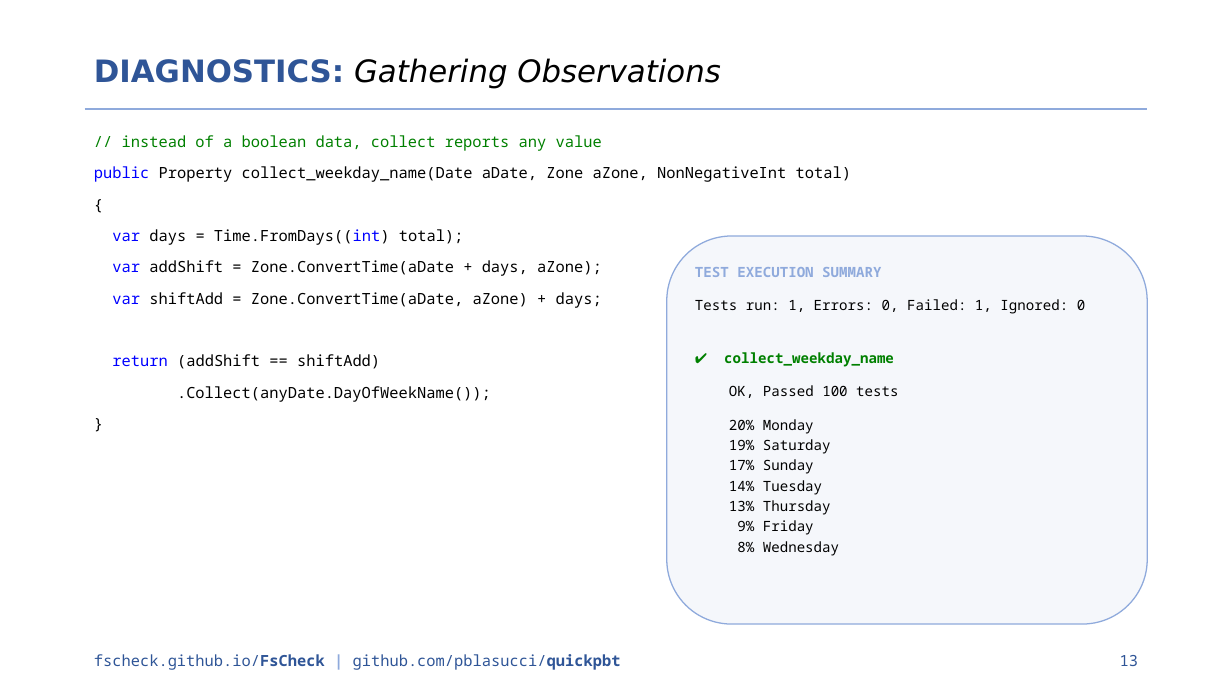
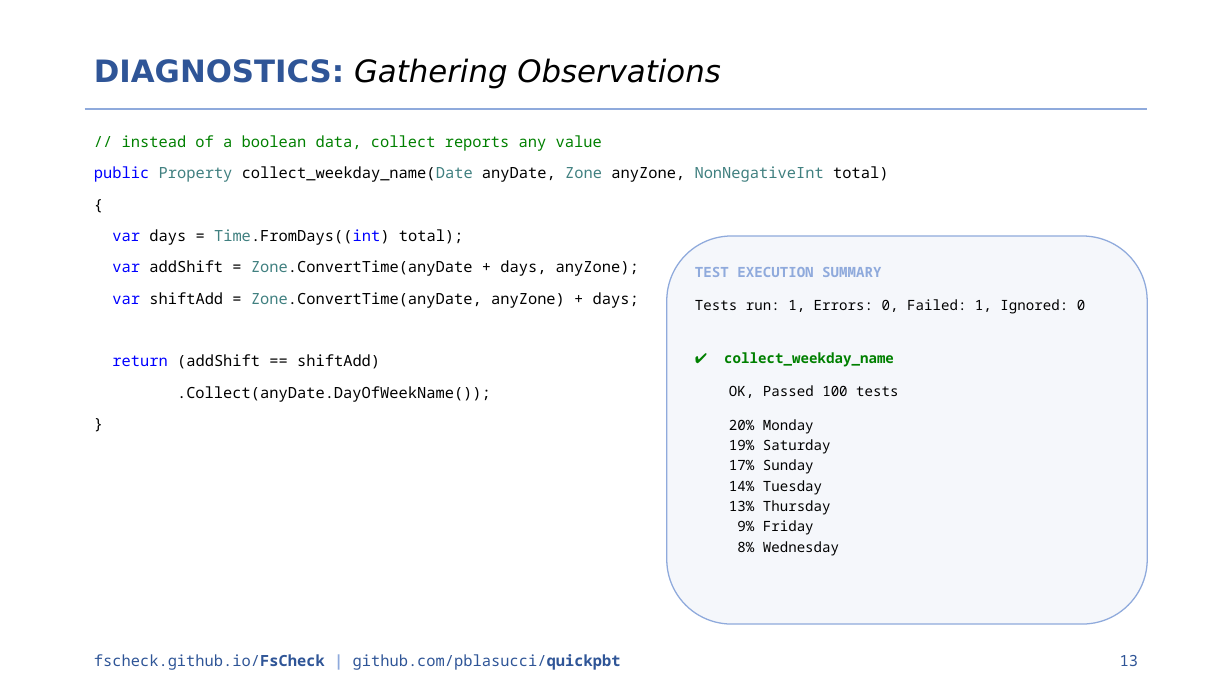
Before and after one commit to pblasucci/quickpbt, a slide deck: slide 13 of media/quickpbt.pptx. Drawn at 1232x693 pixels with LibreOffice and Linux fonts; fonts in the diff are those of the drawing. Boxes give left, top, right and bottom in pixels: in the first picture for what was removed or moved away, otherwise in the second. Text is boxed around its words. In the diff, an @@ line names an element or a change of style, - is before the commit and + after.

Commit message:
more tweaks to slide deck (colors, mostly)

```diff
--- a/media/quickpbt.pptx
+++ b/media/quickpbt.pptx
@@ text at (94,166,888,182): text changed @@
-public Property collect_weekday_name(Date aDate, Zone aZone, NonNegativeInt total)
+public Property collect_weekday_name(Date anyDate, Zone anyZone, NonNegativeInt total)
@@ text at (112,229,464,245): text colour #000000 to #408080 in "Time.FromDays((int)" @@
@@ text at (112,260,639,308): text changed @@
-var addShift = Zone.ConvertTime(aDate + days, aZone);
-var shiftAdd = Zone.ConvertTime(aDate, aZone) + days;
+var addShift = Zone.ConvertTime(anyDate + days, anyZone);
+var shiftAdd = Zone.ConvertTime(anyDate, anyZone) + days;
```
Also in this commit, not shown: 12 other slides changed, 1 other file.
